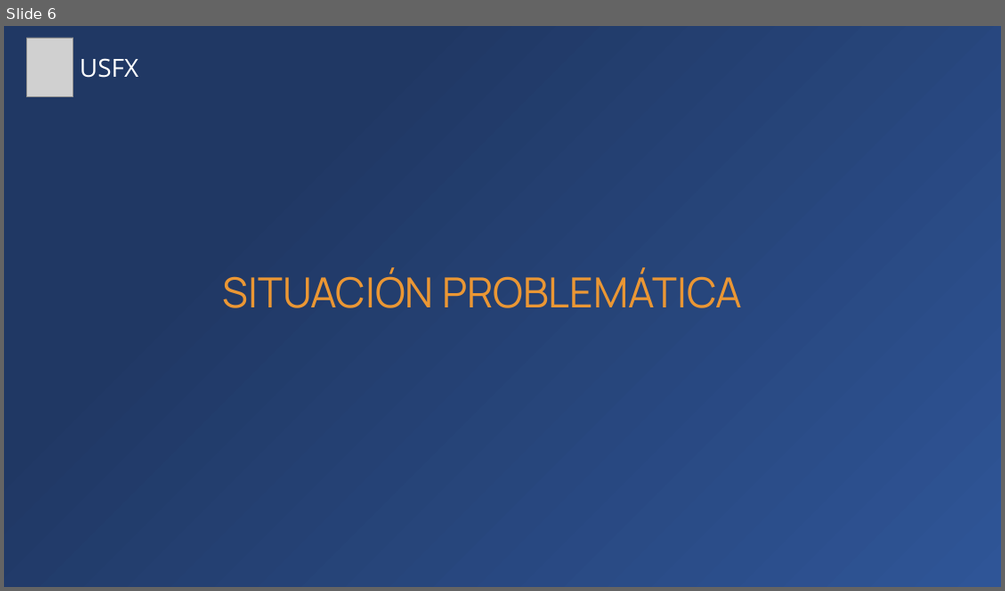
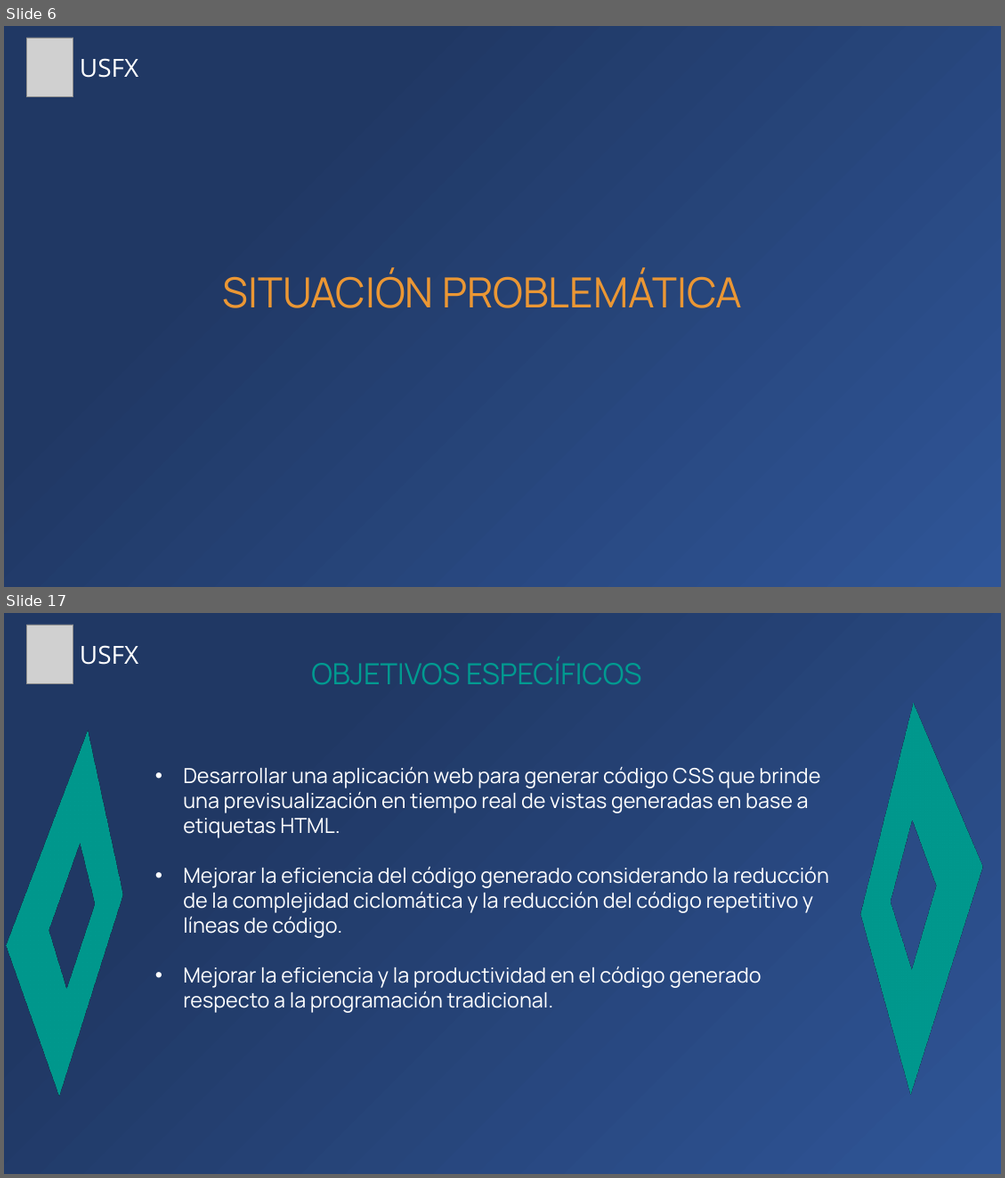
Before and after one commit to Zelechos/Generador-Css, a slide deck: documents/Presentación de Perfil - Modelo Generador CSS.pptx. Shown one above the other, each under a label of ours: slide 6 before the commit, slides 6 and 17 after it; the slides between them are not shown. The pictures are 1005x591 and 1005x1178 pixels, drawn with LibreOffice and Linux fonts; fonts in the diff are those of the drawing; grey boxes stand for pictures. Boxes give left, top, right and bottom in pixels: in the first picture for what was removed or moved away, otherwise in the second. Text is boxed around its words. In the diff, an @@ line names an element or a change of style, - is before the commit and + after.

```diff
--- a/documents/Presentación de Perfil - Modelo Generador CSS.pptx
+++ b/documents/Presentación de Perfil - Modelo Generador CSS.pptx
@@ slide 17 added at (x1=4, y1=613, x2=1001, y2=1174), background gradient #2F5597 to #203864 @@
@@ picture added at (x1=26, y1=625, x2=73, y2=683) @@
@@ text added at (x1=80, y1=645, x2=138, y2=665), 24 pt, text #FFFFFF @@
+USFX
@@ text added at (x1=311, y1=657, x2=641, y2=685), 28 pt, text #009A90 @@
+OBJETIVOS ESPECÍFICOS
@@ frame added at (x1=714, y1=697, x2=1001, y2=1091), fill #009B90 @@
@@ frame added at (x1=4, y1=732, x2=258, y2=1100), fill #009B90 @@
@@ text added at (x1=183, y1=766, x2=829, y2=1013), 20 pt, text #FFFFFF @@
+• Desarrollar una aplicación web para generar código CSS que brinde una previsualización en tiempo real de vistas generadas en base a etiquetas HTML.
+• Mejorar la eficiencia del código generado considerando la reducción de la complejidad ciclomática y la reducción del código repetitivo y líneas de código.
+• Mejorar la eficiencia y la productividad en el código generado respecto a la programación tradicional.
```
Also in this commit, not shown: 6 slides changed, 12 other slides added, 2 slides removed.
